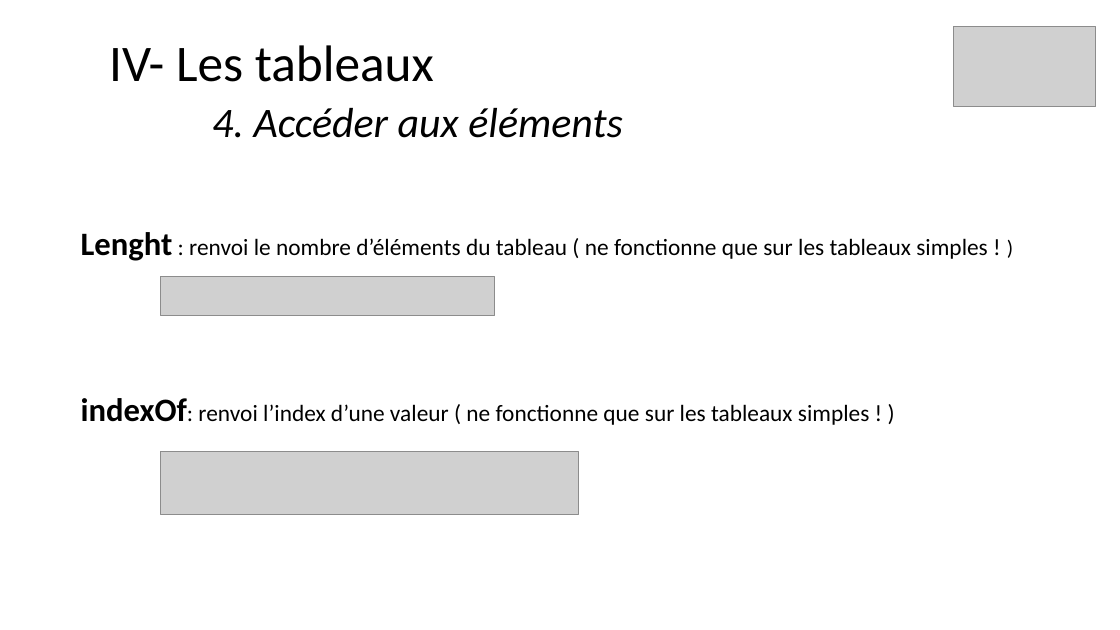
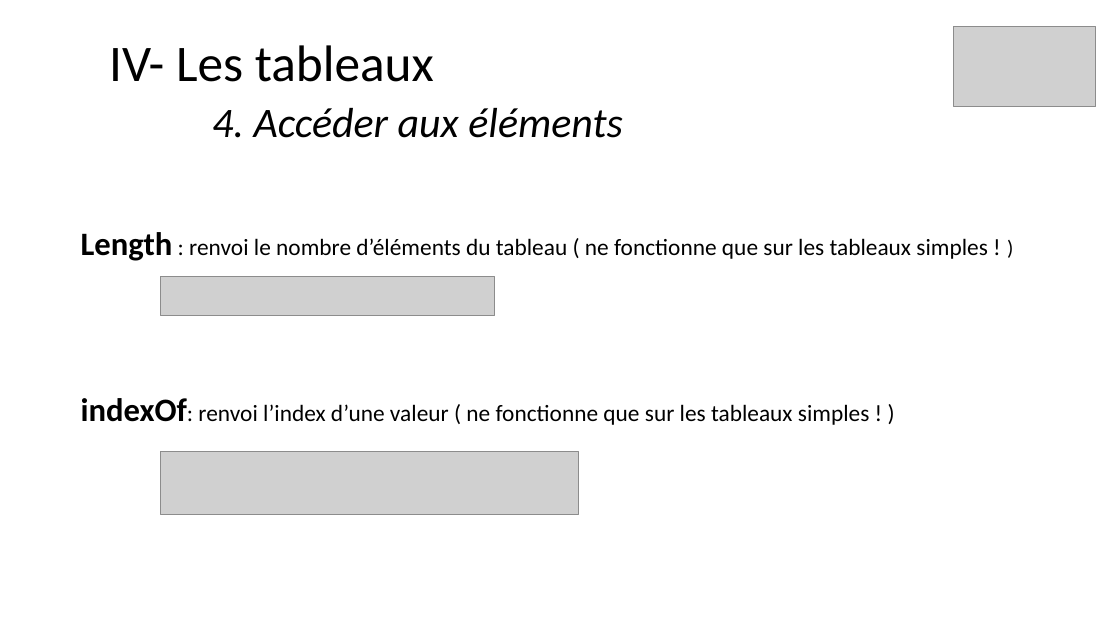
Before and after one commit to ArMb57/JavaScript, a slide deck: slide 35 of cours.pptx. Drawn at 1120x630 pixels with LibreOffice and Linux fonts; fonts in the diff are those of the drawing; grey boxes stand for pictures. Boxes give left, top, right and bottom in pixels: in the first picture for what was removed or moved away, otherwise in the second. Text is boxed around its words. In the diff, an @@ line names an element or a change of style, - is before the commit and + after.

```diff
--- a/cours.pptx
+++ b/cours.pptx
@@ text at <box>81,232,988,261</box>: text changed @@
-Lenght : renvoi le nombre d’éléments du tableau ( ne fonctionne que sur les tableaux simples ! )
+Length : renvoi le nombre d’éléments du tableau ( ne fonctionne que sur les tableaux simples ! )
```
Also in this commit, not shown: 14 slides added, 3 other files.
